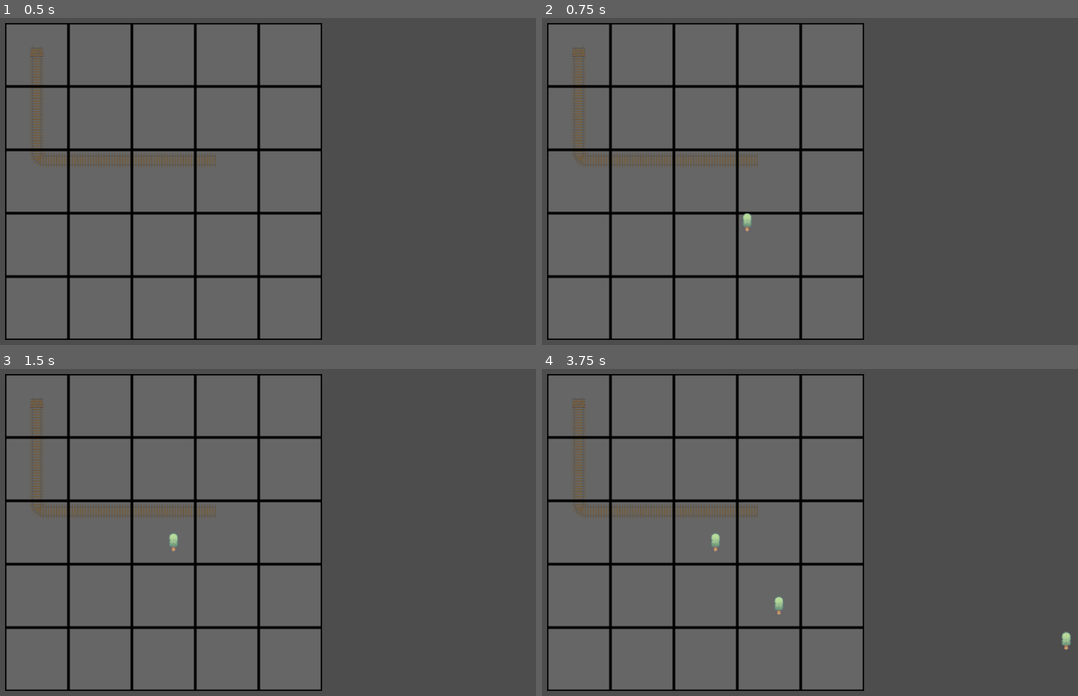
Above: before the commit, frames 1-4 (two rows, left to right).
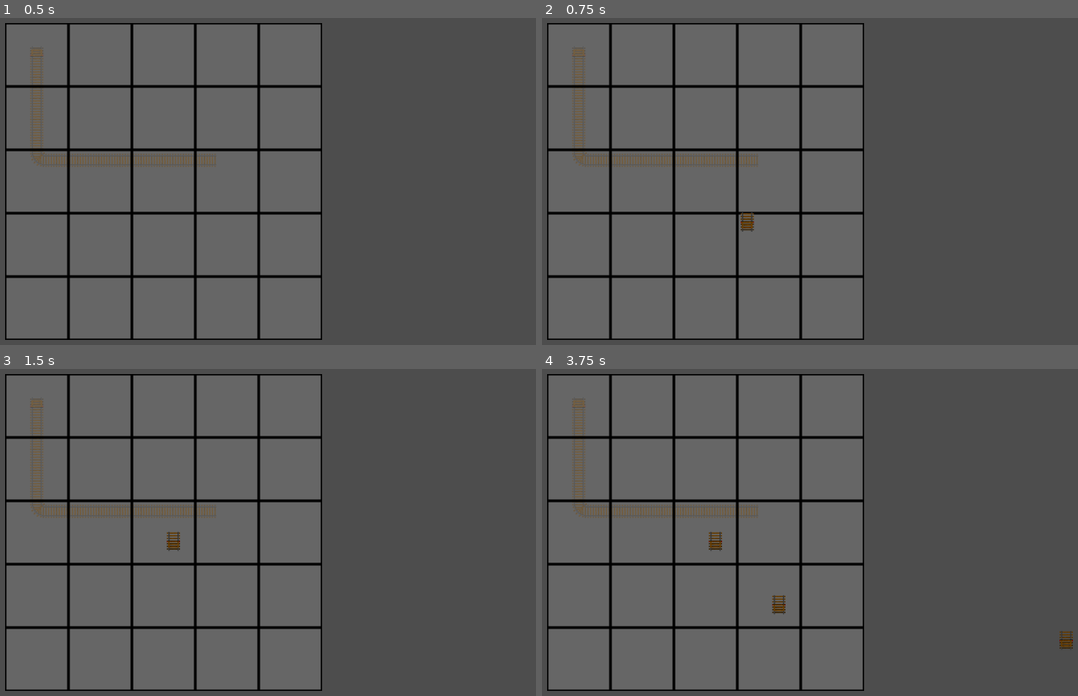
Above: after the commit, the same moments.

Repository: Deadlocz/UOL-Game-Jam-13
Game: Godot game, scene res://Level/level.tscn
The game is run twice, just before and just after one commit, with the same random seed, the same clock (stepped at 60 frames per second) and the same inputs.
Inputs (mouse positions are in pixels of both pictures, inside the frame that each line leads up to):
- Up to frame 1 (0.5 s): no input
- Up to frame 2 (0.75 s): tap Enter at 0.5 s; move the mouse to (708, 181) at 0.52 s; press the mouse at (708, 181) at 0.53 s
- Up to frame 3 (1.5 s): tap Space at 1.25 s; move the mouse to (144, 561) at 1.27 s; release the mouse at (144, 561) at 1.28 s; click (144, 561) at 1.35 s
- Up to frame 4 (3.75 s): tap Enter at 2, 3.5 s; move the mouse to (890, 460) at 2.02 s; press the mouse at (890, 460) at 2.03 s; tap Space at 2.75 s; move the mouse to (788, 617) at 2.77 s; release the mouse at (788, 617) at 2.78 s; click (788, 617) at 2.85 s; move the mouse to (1024, 601) at 3.52 s; press the mouse at (1024, 601) at 3.53 s

Frame 1 is identical in both runs. In frame 2, 0.1% of the frame differs, in the area x 37-40%, y 59-66%; in frame 3, 0.1%; in frame 4, 0.4%, in the area x 31-100%, y 49-87%.

Commit message:
Added sprites to Tiles

Diff:
--- a/train-track-manic/TileHolder/TrackTile/Tile.tscn
+++ b/train-track-manic/TileHolder/TrackTile/Tile.tscn
@@ -1,24 +1,115 @@
 [gd_scene format=3 uid="uid://toyrxvks063b"]
 
 [ext_resource type="Script" uid="uid://daycfty4tqabu" path="res://TileHolder/TrackTile/TileAction.gd" id="1_bjtlh"]
-[ext_resource type="Texture2D" uid="uid://blkl8okj2wsgx" path="res://TileHolder/TrackTile/Basic_Grass_Biom_things.png" id="3_n06ca"]
+[ext_resource type="Texture2D" uid="uid://bhxberm4ooxwl" path="res://Level/Tileset.png" id="2_3da05"]
+
+[sub_resource type="AtlasTexture" id="AtlasTexture_3da05"]
+atlas = ExtResource("2_3da05")
+region = Rect2(0, 64, 32, 32)
+
+[sub_resource type="AtlasTexture" id="AtlasTexture_2xkra"]
+atlas = ExtResource("2_3da05")
+region = Rect2(0, 32, 32, 32)
+
+[sub_resource type="AtlasTexture" id="AtlasTexture_d4q3u"]
+atlas = ExtResource("2_3da05")
+region = Rect2(0, 0, 32, 32)
+
+[sub_resource type="AtlasTexture" id="AtlasTexture_n06ca"]
+atlas = ExtResource("2_3da05")
+region = Rect2(32, 64, 32, 32)
+
+[sub_resource type="AtlasTexture" id="AtlasTexture_kj0oi"]
+atlas = ExtResource("2_3da05")
+region = Rect2(32, 32, 32, 32)
 
 [sub_resource type="AtlasTexture" id="AtlasTexture_5betp"]
-atlas = ExtResource("3_n06ca")
-region = Rect2(0, 0, 16, 29)
+atlas = ExtResource("2_3da05")
+region = Rect2(32, 0, 32, 32)
 
 [sub_resource type="AtlasTexture" id="AtlasTexture_otg8y"]
-atlas = ExtResource("3_n06ca")
-region = Rect2(128, 32, 16, 32)
+atlas = ExtResource("2_3da05")
+region = Rect2(64, 32, 32, 32)
+
+[sub_resource type="AtlasTexture" id="AtlasTexture_5gaxt"]
+atlas = ExtResource("2_3da05")
+region = Rect2(64, 64, 32, 32)
+
+[sub_resource type="AtlasTexture" id="AtlasTexture_5kvje"]
+atlas = ExtResource("2_3da05")
+region = Rect2(96, 64, 32, 32)
+
+[sub_resource type="AtlasTexture" id="AtlasTexture_pbnwi"]
+atlas = ExtResource("2_3da05")
+region = Rect2(96, 32, 32, 32)
+
+[sub_resource type="AtlasTexture" id="AtlasTexture_b3w30"]
+atlas = ExtResource("2_3da05")
+region = Rect2(96, 0, 32, 32)
+
+[sub_resource type="AtlasTexture" id="AtlasTexture_h1dy8"]
+atlas = ExtResource("2_3da05")
+region = Rect2(64, 0, 32, 32)
+
+[sub_resource type="AtlasTexture" id="AtlasTexture_fbv18"]
+atlas = ExtResource("2_3da05")
+region = Rect2(32, 96, 32, 32)
+
+[sub_resource type="AtlasTexture" id="AtlasTexture_5leo6"]
+atlas = ExtResource("2_3da05")
+region = Rect2(64, 96, 32, 32)
+
+[sub_resource type="AtlasTexture" id="AtlasTexture_qx8ff"]
+atlas = ExtResource("2_3da05")
+region = Rect2(96, 96, 32, 32)
 
 [sub_resource type="SpriteFrames" id="SpriteFrames_5gaxt"]
 animations = [{
 "frames": [{
 "duration": 1.0,
+"texture": SubResource("AtlasTexture_3da05")
+}, {
+"duration": 1.0,
+"texture": SubResource("AtlasTexture_2xkra")
+}, {
+"duration": 1.0,
+"texture": SubResource("AtlasTexture_d4q3u")
+}, {
+"duration": 1.0,
+"texture": SubResource("AtlasTexture_n06ca")
+}, {
+"duration": 1.0,
+"texture": SubResource("AtlasTexture_kj0oi")
+}, {
+"duration": 1.0,
 "texture": SubResource("AtlasTexture_5betp")
 }, {
 "duration": 1.0,
 "texture": SubResource("AtlasTexture_otg8y")
+}, {
+"duration": 1.0,
+"texture": SubResource("AtlasTexture_5gaxt")
+}, {
+"duration": 1.0,
+"texture": SubResource("AtlasTexture_5kvje")
+}, {
+"duration": 1.0,
+"texture": SubResource("AtlasTexture_pbnwi")
+}, {
+"duration": 1.0,
+"texture": SubResource("AtlasTexture_b3w30")
+}, {
+"duration": 1.0,
+"texture": SubResource("AtlasTexture_h1dy8")
+}, {
+"duration": 1.0,
+"texture": SubResource("AtlasTexture_fbv18")
+}, {
+"duration": 1.0,
+"texture": SubResource("AtlasTexture_5leo6")
+}, {
+"duration": 1.0,
+"texture": SubResource("AtlasTexture_qx8ff")
 }],
 "loop": true,
 "name": &"default",
